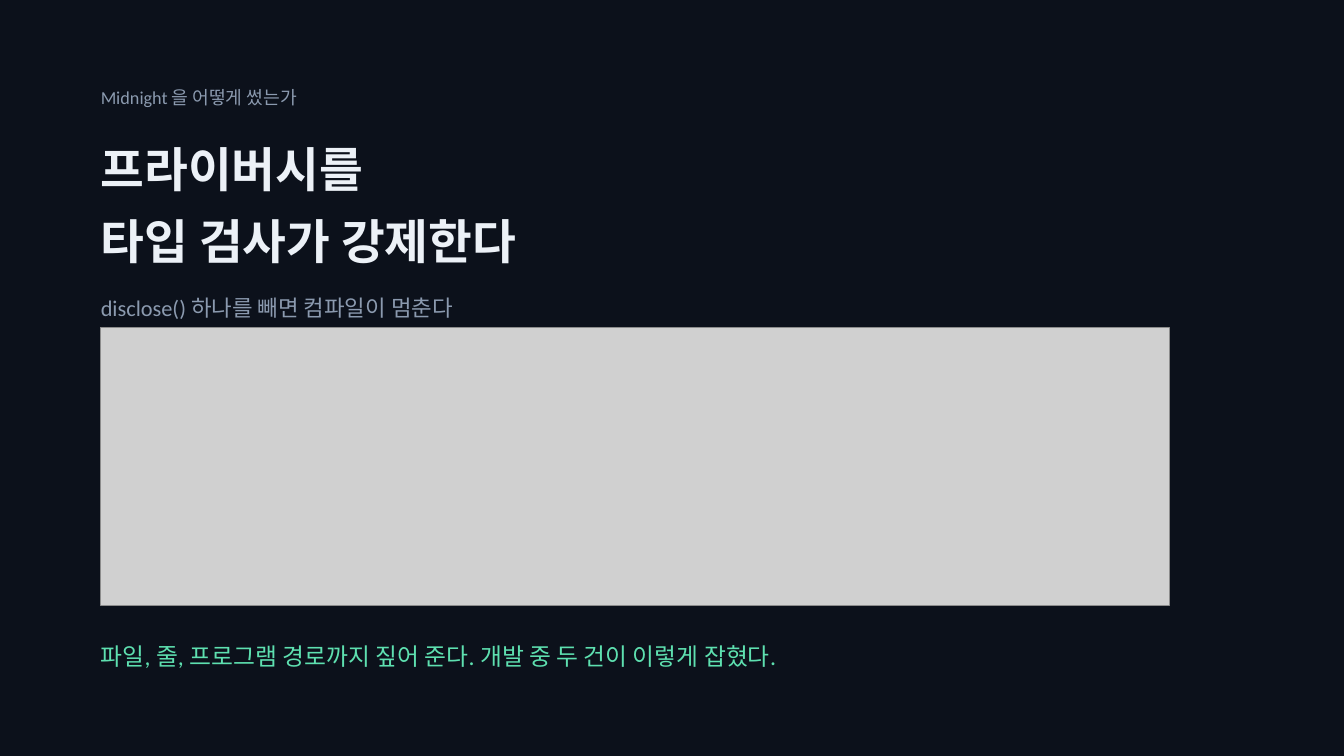
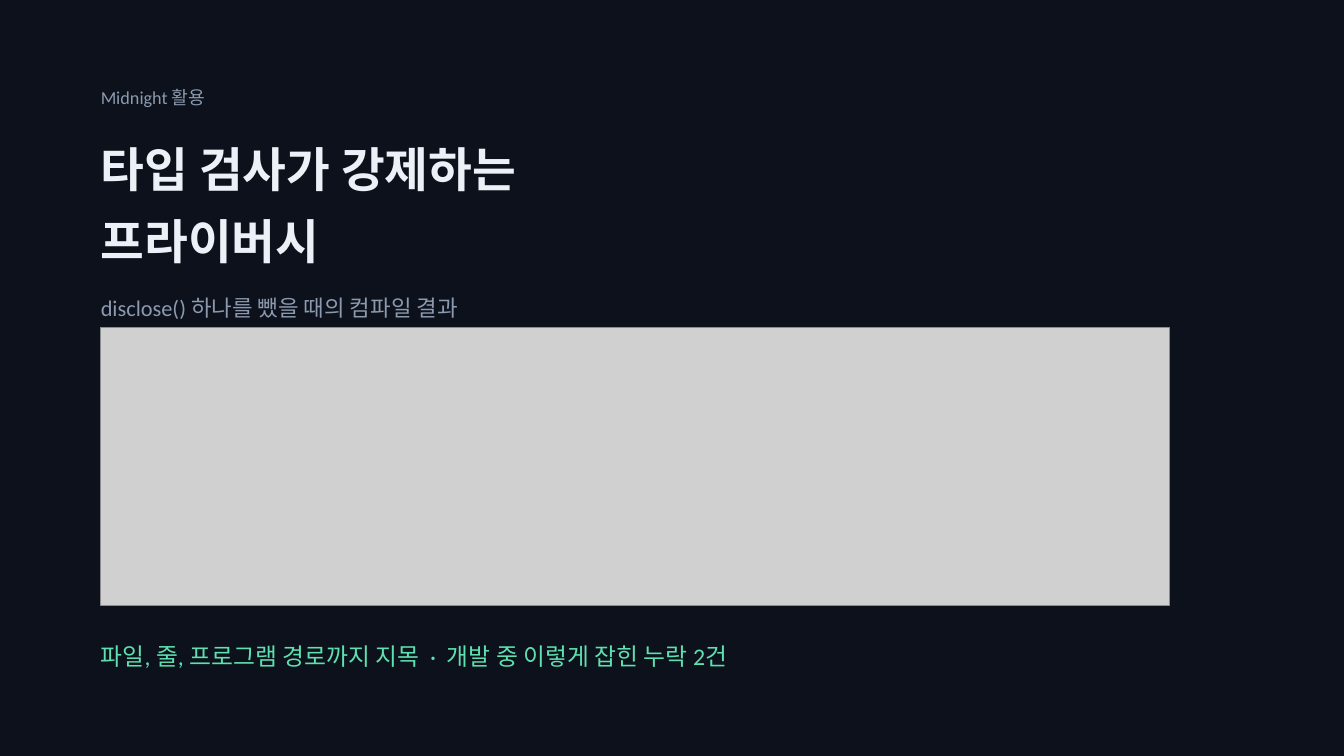
Before and after one commit to SeoDongOk/proof-of-track-record, a slide deck: slide 10 of deck/proof-of-track-record-talk.pptx (slide 9 before the commit). Drawn at 1344x756 pixels with LibreOffice and Linux fonts; fonts in the diff are those of the drawing; grey boxes stand for pictures. Boxes give left, top, right and bottom in pixels: in the first picture for what was removed or moved away, otherwise in the second. Text is boxed around its words. In the diff, an @@ line names an element or a change of style, - is before the commit and + after.

```diff
--- a/deck/proof-of-track-record-talk.pptx
+++ b/deck/proof-of-track-record-talk.pptx
@@ text at <box>101,89,205,107</box>: text changed @@
-Midnight 을 어떻게 썼는가
+Midnight 활용
@@ text at <box>101,147,516,264</box>: text changed @@
-프라이버시를
-타입 검사가 강제한다
+타입 검사가 강제하는
+프라이버시
@@ text at <box>101,297,458,319</box>: text changed @@
-disclose() 하나를 빼면 컴파일이 멈춘다
+disclose() 하나를 뺐을 때의 컴파일 결과
@@ text at <box>101,645,727,668</box>: text changed @@
-파일, 줄, 프로그램 경로까지 짚어 준다. 개발 중 두 건이 이렇게 잡혔다.
+파일, 줄, 프로그램 경로까지 지목 · 개발 중 이렇게 잡힌 누락 2건
```
Also in this commit, not shown: 10 other slides changed, 1 slide added, 11 other files.
